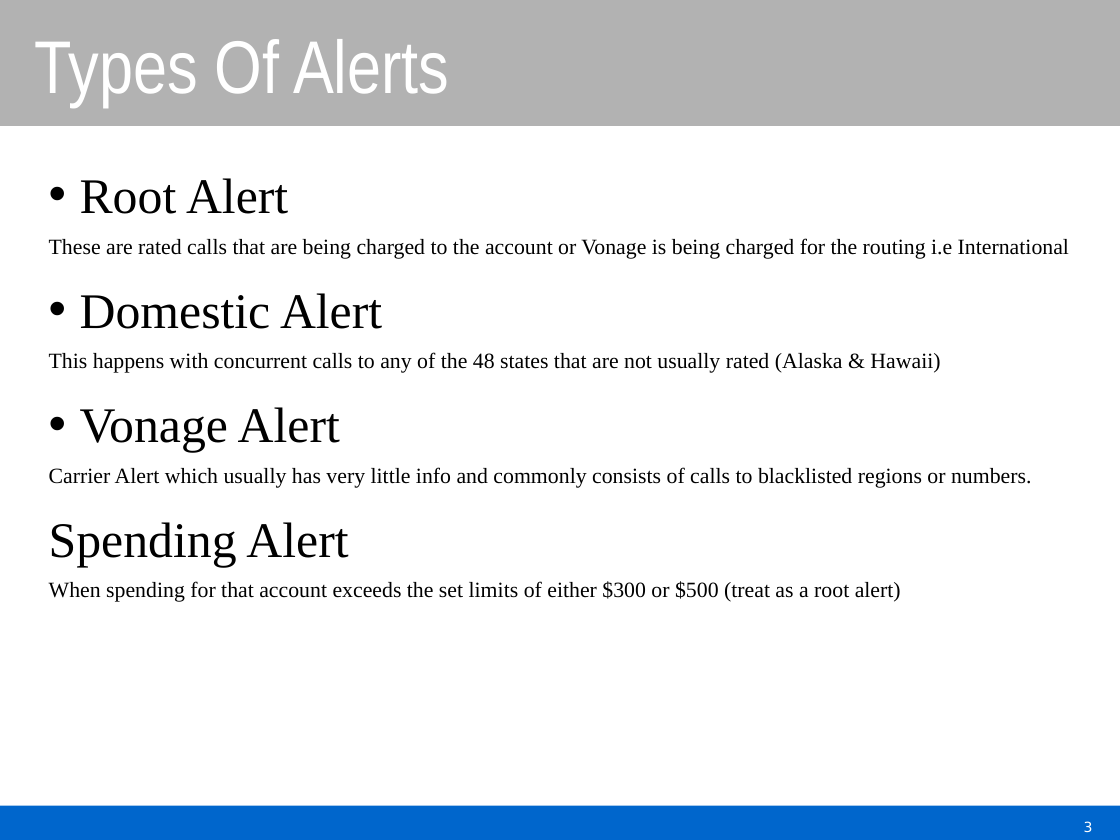
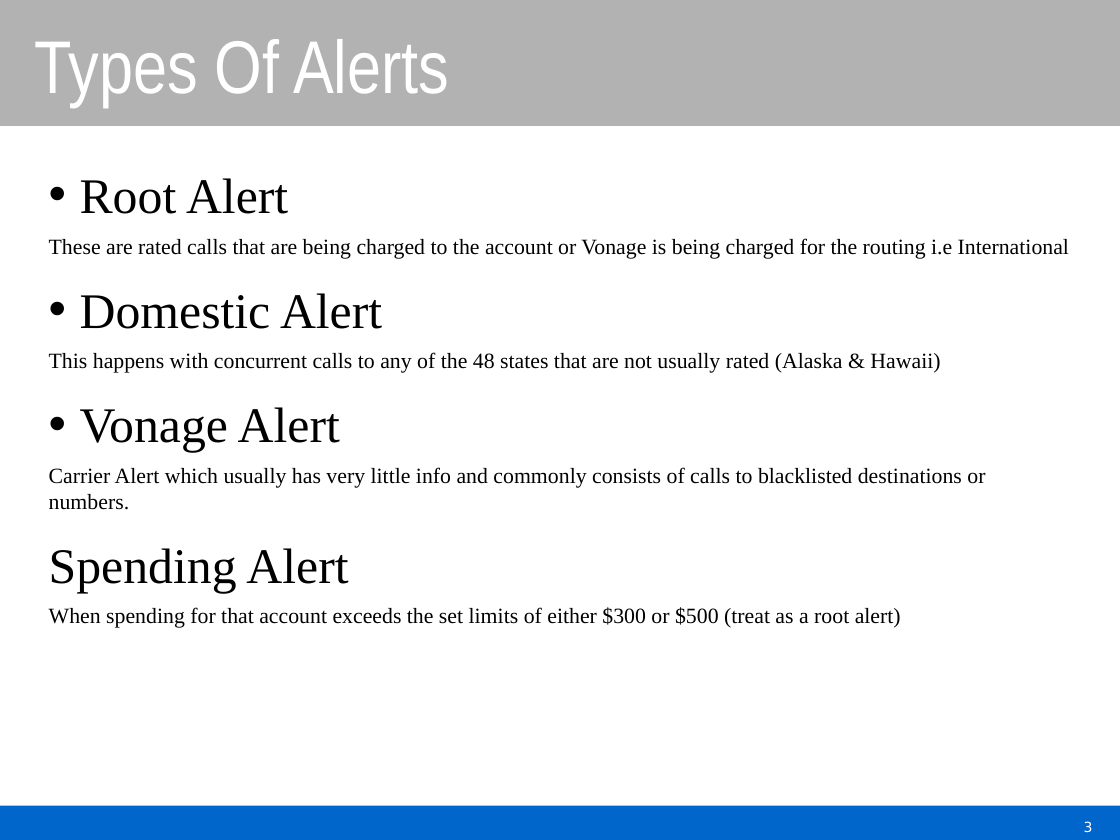
Before and after one commit to tbmillikin/Fraud-Procedures, a slide deck: slide 3 of On-CallFraudProcedures.pptx. Drawn at 1120x840 pixels with LibreOffice and Linux fonts; fonts in the diff are those of the drawing; background and template pictures are left out. Boxes give left, top, right and bottom in pixels: in the first picture for what was removed or moved away, otherwise in the second. Text is boxed around its words. In the diff, an @@ line names an element or a change of style, - is before the commit and + after.

Commit message:
Updated types of fraud, added fraud template page

```diff
--- a/On-CallFraudProcedures.pptx
+++ b/On-CallFraudProcedures.pptx
@@ text at [49, 467, 985, 510]: text changed @@
-Carrier Alert which usually has very little info and commonly consists of calls to blacklisted regions or numbers.
+Carrier Alert which usually has very little info and commonly consists of calls to blacklisted destinations or numbers.
```
Also in this commit, not shown: 1 other slide changed, 1 slide added.
